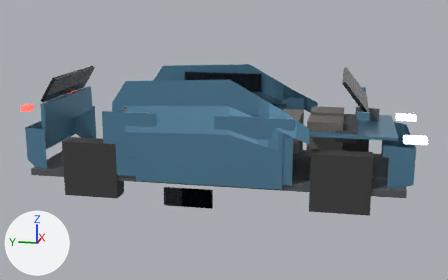
What one commit did to the glTF model assets/models/pickup_lod2.glb.
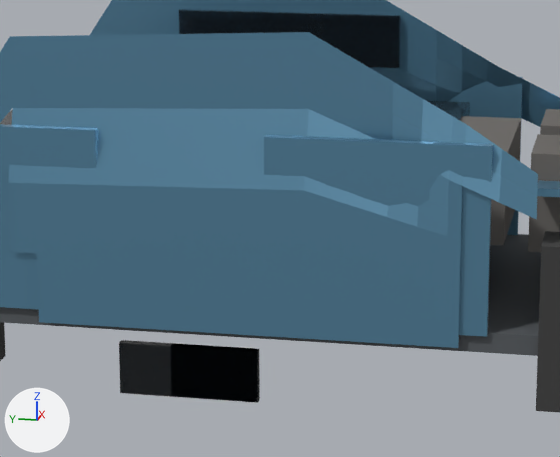
Each version is shown whole from a 50 mm camera at (-9.25, -1.89, 3.03) aimed at (0.0, -0.04, 0.72), then close up on the part from 27% to 71% of the width and 24% to 81% of the height. The axes (+X, +Y, +Z) are drawn at lower left. The lights are the same throughout. The last two pictures show the newer version. Where no turn or scale is listed for an object, it has been applied to the vertices.

Script lines for the objects in view, before the commit:
```python
me_door_fr_mesh = bpy.data.meshes.new('door_fr_mesh')
me_door_fr_mesh.from_pydata(...)  # 26 vertices, 48 faces; spans x -0.025..0.025, y 0.0..1.1, z -0.92..0.02
me_door_fr_mesh.materials.append(mat_paint)  # blue #6597b5
me_window_fl_mesh = bpy.data.meshes.new('window_fl_mesh')
me_window_fl_mesh.from_pydata(...)  # 26 vertices, 48 faces; spans x -0.015..0.015, y -0.4..0.4, z -0.15..0.15
me_window_fl_mesh.materials.append(mat_glass)  # greyish blue #3f4b55
me_window_fr_mesh = bpy.data.meshes.new('window_fr_mesh')
me_window_fr_mesh.from_pydata(...)  # 26 vertices, 48 faces; spans x -0.015..0.015, y -0.4..0.4, z -0.15..0.15
me_window_fr_mesh.materials.append(mat_glass)  # greyish blue #3f4b55
me_window_rl_mesh = bpy.data.meshes.new('window_rl_mesh')
me_window_rl_mesh.from_pydata(...)  # 26 vertices, 48 faces; spans x -0.015..0.015, y -0.25..0.25, z -0.15..0.15
me_window_rl_mesh.materials.append(mat_glass)  # greyish blue #3f4b55
me_window_rr_mesh = bpy.data.meshes.new('window_rr_mesh')
me_window_rr_mesh.from_pydata(...)  # 26 vertices, 48 faces; spans x -0.015..0.015, y -0.25..0.25, z -0.15..0.15
me_window_rr_mesh.materials.append(mat_glass)  # greyish blue #3f4b55
ob_door_fr_mesh = bpy.data.objects.new('door_fr_mesh', me_door_fr_mesh)
ob_door_fr_mesh.location = (-0.965, -1.2, 1.28)
ob_window_fl_mesh = bpy.data.objects.new('window_fl_mesh', me_window_fl_mesh)
ob_window_fl_mesh.location = (-0.01, 0.55, -0.27)
ob_window_fr_mesh = bpy.data.objects.new('window_fr_mesh', me_window_fr_mesh)
ob_window_fr_mesh.location = (0.01, 0.55, -0.27)
ob_window_rl_mesh = bpy.data.objects.new('window_rl_mesh', me_window_rl_mesh)
ob_window_rl_mesh.location = (-0.01, 0.4, -0.27)
ob_window_rr_mesh = bpy.data.objects.new('window_rr_mesh', me_window_rr_mesh)
ob_window_rr_mesh.location = (0.01, 0.4, -0.27)
# also in view: 'seat_r' at (-0.36, -1.61, 0.94); 'door_rr_mesh' at (-0.96, 1.15, 0.83); 'body_mesh' at (0.0, 0.0, 1.05); 'tire_fr' at (-0.86, -1.86, 0.41); 'seat_rear' at (0.0, -1.01, 0.92)
```
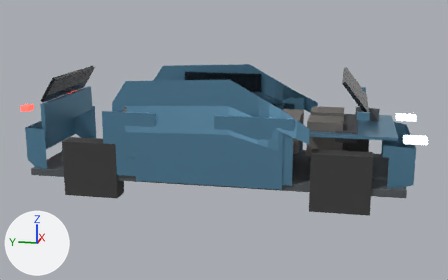
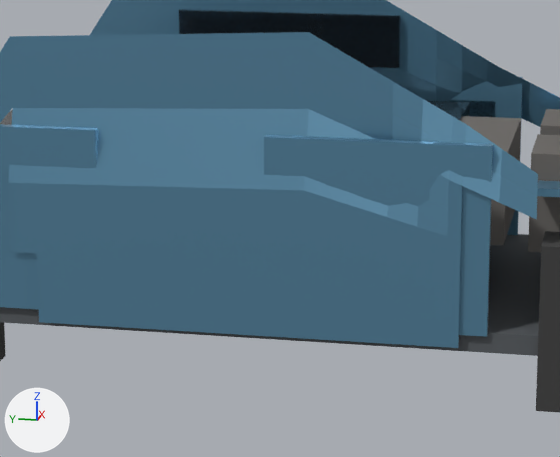
What changed in the scene script:
```text
Change ob_window_fl_mesh:
    ob_window_fl_mesh.location: (-0.01, 0.55, -0.27) -> (0.955, -0.65, 1.01)
Change ob_window_fr_mesh:
    ob_window_fr_mesh.location: (0.01, 0.55, -0.27) -> (-0.955, -0.65, 1.01)
Change ob_window_rl_mesh:
    ob_window_rl_mesh.location: (-0.01, 0.4, -0.27) -> (0.955, 1.15, 1.01)
Change ob_window_rr_mesh:
    ob_window_rr_mesh.location: (0.01, 0.4, -0.27) -> (-0.955, 1.15, 1.01)
```

Boxes [x1, y1, x2, y2] around the edits, measured in the close-ups (560 x 457 px):
'window_fl_mesh', moved (mostly hidden afterwards)
    before: [119, 341, 258, 402]
    after: [449, 100, 495, 117]
'window_rl_mesh', moved (not visible afterwards)
    before: [170, 345, 259, 403]
'window_fr_mesh', moved (not visible afterwards)
    before: [121, 340, 260, 398]
'window_rr_mesh', moved (not visible afterwards)
    before: [174, 343, 260, 400]
